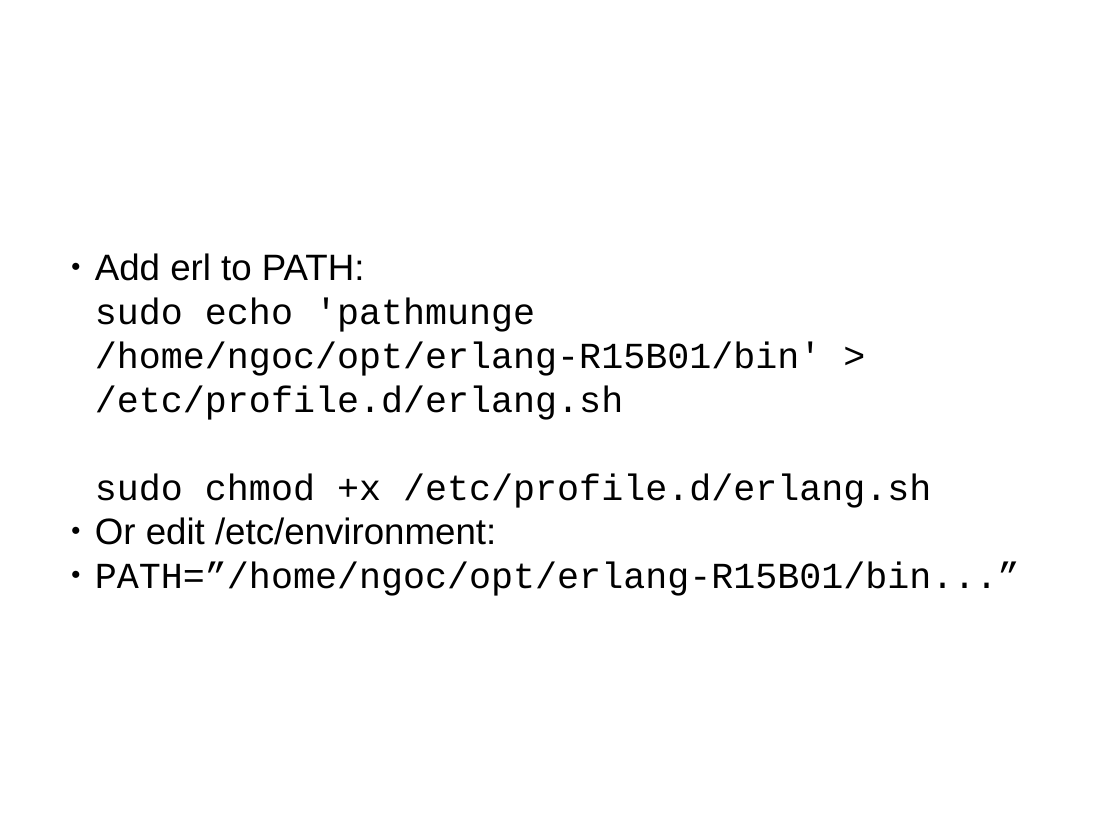
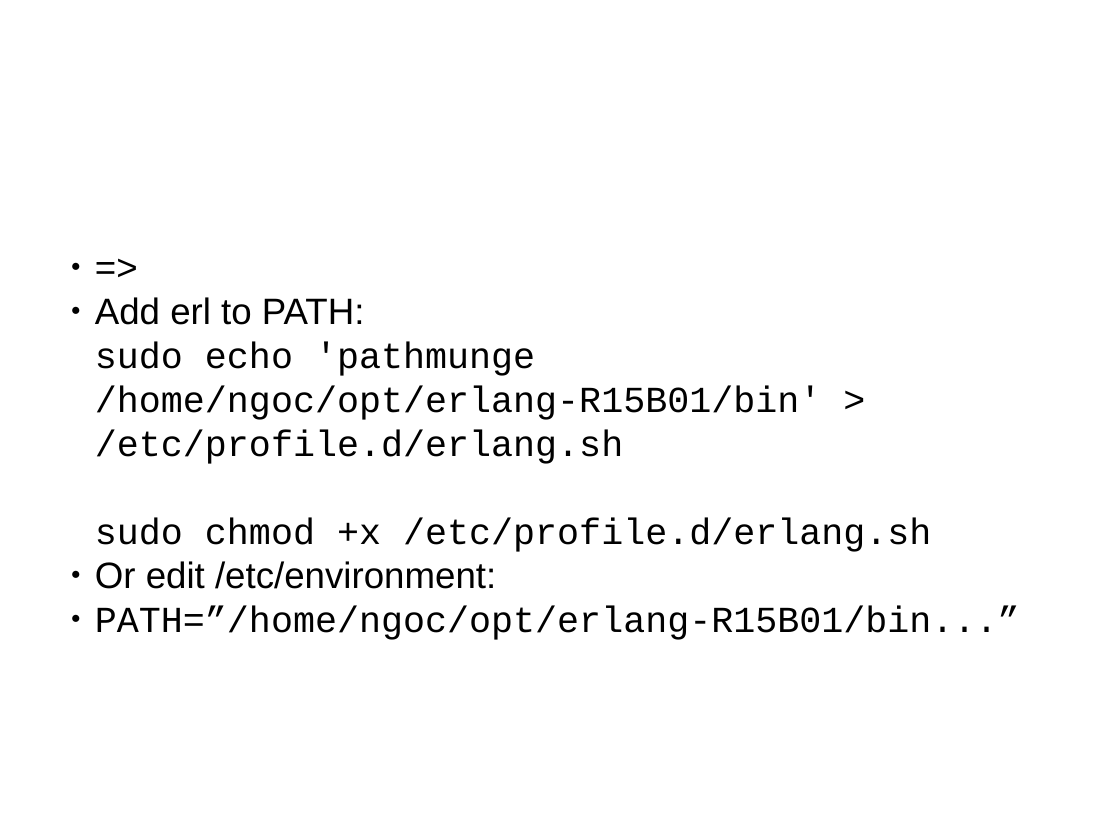
Before and after one commit to ngocdaothanh/tsart, a slide deck: slide 20 of tsung.odp (slide 19 before the commit). Drawn at 1120x840 pixels with LibreOffice and Linux fonts; fonts in the diff are those of the drawing. Boxes give left, top, right and bottom in pixels: in the first picture for what was removed or moved away, otherwise in the second. Text is boxed around its words. In the diff, an @@ line names an element or a change of style, - is before the commit and + after.

Commit message:
NG: 127.0.0.1 t1

```diff
--- a/tsung.odp
+++ b/tsung.odp
@@ text at box(95, 297, 1020, 640): paragraph added @@
+● =>
```
Also in this commit, not shown: 1 other slide changed, 1 slide added.
